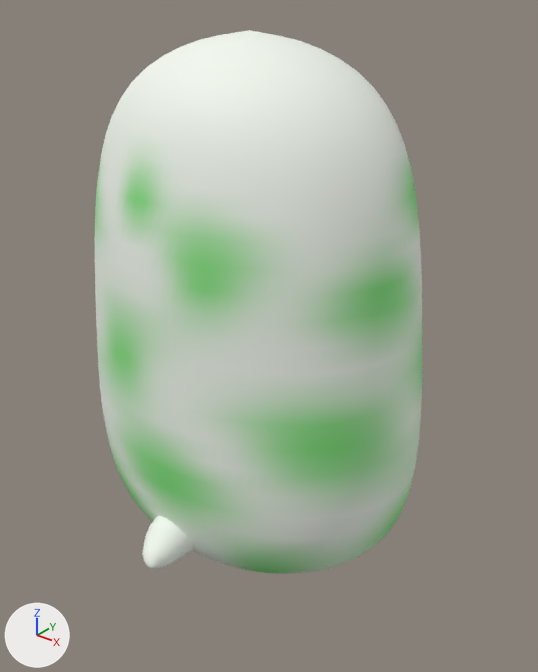
An edit to the Blender file assets/source/slugs/models/flopper-inspired/protoform.blend, drawn before and after from the same camera.
Rendered twice from a 50 mm camera at (1.89, -2.29, 2.47) aimed at (0.14, -0.1, 1.12). The lights are fixed; the arrows at lower left show +X, +Y and +Z. The older version comes first.

Objects in the first picture: 'SoftBody', 'tiny-tail'.
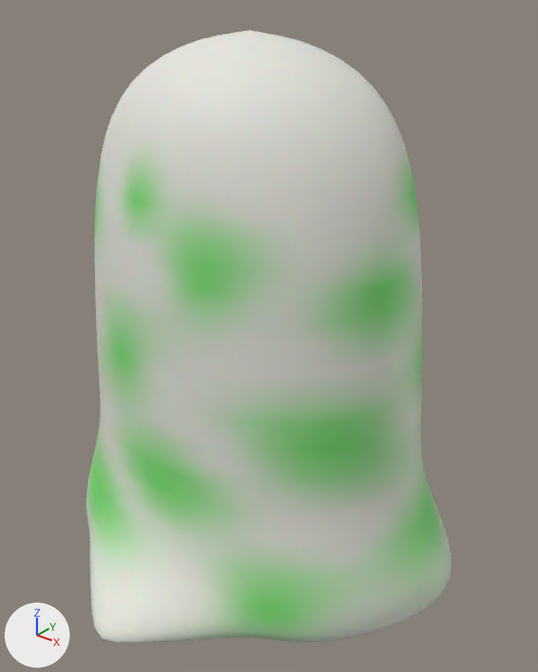
Location of each change, [x1, y1, x2, y2] in pixels of the pictures (538 x 672 px; the box of a moved part takes in the faces that stretch with it):
'SoftBody', reshaped (11% wider, 13% taller)
    before: [94, 30, 422, 574]
    after: [86, 30, 451, 644]
'tiny-tail', deleted
    before: [142, 516, 194, 569]
part 1 of me_softbody, moved or reshaped
    before: [103, 411, 420, 574]
    after: [86, 403, 451, 644]

What the commit changed:
me_softbody is used by ob_softbody; location (0.0, 0.0, 0.0).
me_softbody had 3362 vertices, 3360 faces and spanned x -0.78..0.78, y -0.64..0.56, z 0.04..2.29.
me_softbody now has 4322 vertices, 4320 faces and spans x -0.95..0.97, y -1.01..0.64, z 0.0..2.29.
me_softbody part 1: 825 vertices moved from x -0.78..0.78, y -0.63..0.55, z 0.05..0.7 to x -0.94..0.96, y -0.88..0.64, z 0.07..0.71; 161 vertices removed from x -0.36..0.36, y -0.31..0.08, z 0.04..0.08; 1121 vertices added at x -0.95..0.97, y -1.01..0.63, z 0.0..0.14.
Other edits to the shape of me_softbody do not show in these pictures.
Object 'tiny-tail' (ob_tiny_tail) is deleted.
